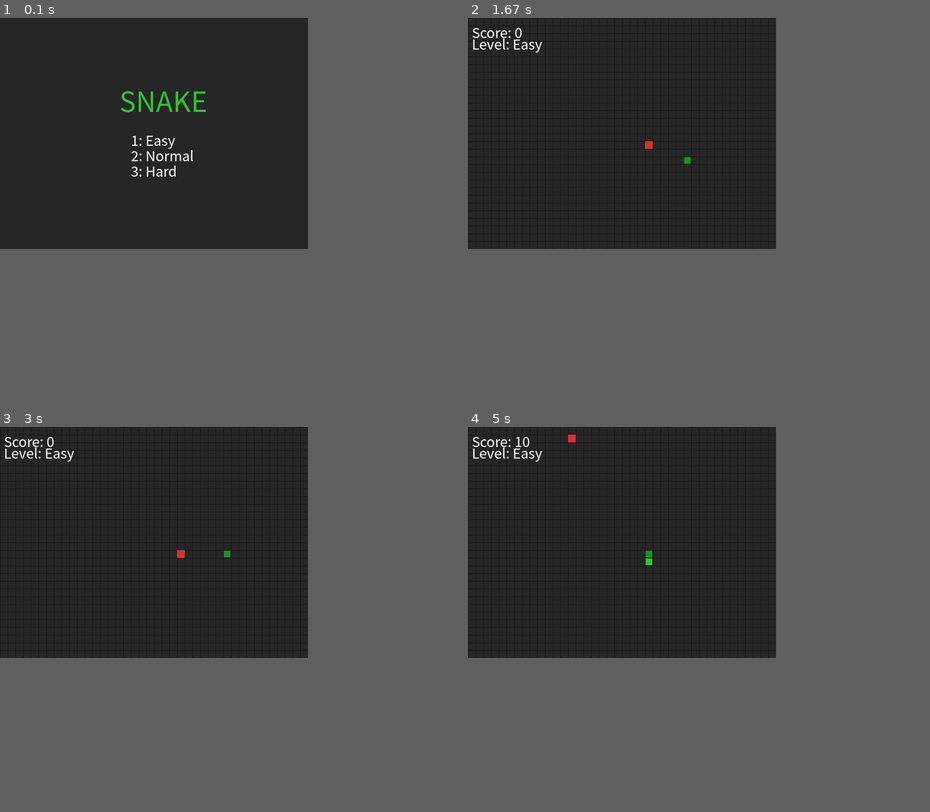
Above: before the commit, frames 1-4 (two rows, left to right).
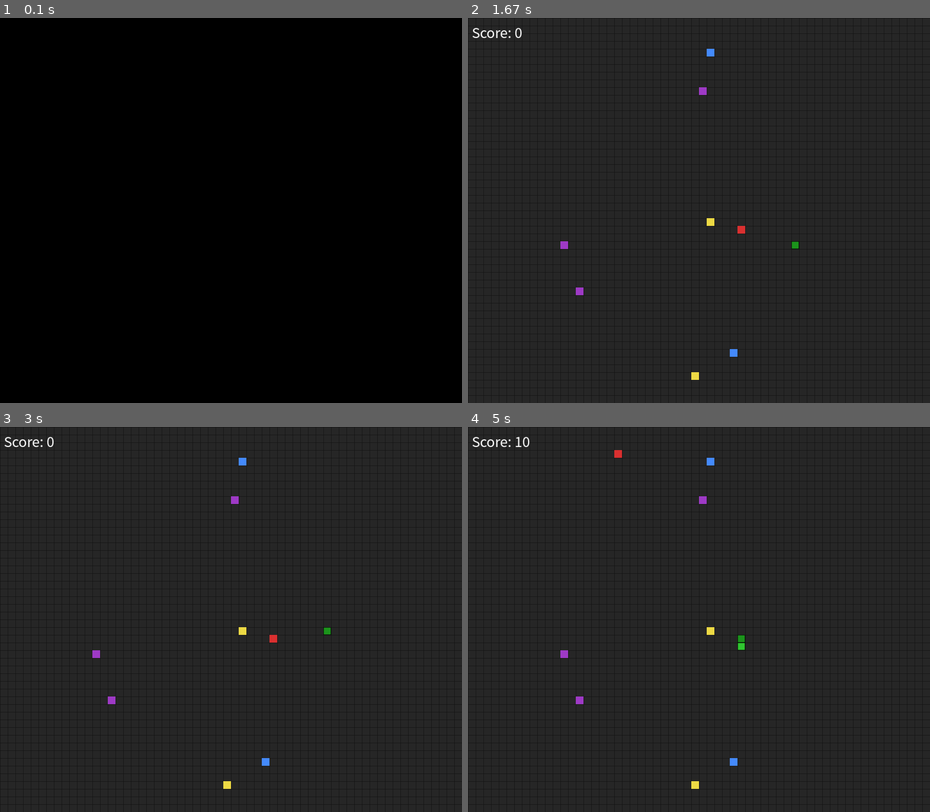
Above: after the commit, the same moments.

Repository: Hoseo20260180/my-first-game
Game: pygame game, started from snake/snake.py
Same seed, same stepped clock (60 frames per second), same inputs: the game is played once before the commit and once after it.
Inputs:
- Up to frame 1 (0.1 s): no input
- Up to frame 2 (1.67 s): tap 1 at 0.33 s; hold Down from 1.23 s (still down)
- Up to frame 3 (3 s): release Down at 1.7 s; hold Left 1.73-2.13 s; hold Up 2.17-2.53 s; hold Right from 2.57 s (still down)
- Up to frame 4 (5 s): release Right at 3.2 s; hold Down 3.23-3.6 s; hold Left 3.63-4.1 s; hold Right 4.13-4.6 s; hold Up 4.63-4.97 s
In our replay, the window is 600x450 before the commit and 900x750 after it. These sizes can differ from the game's own. Grey fills any space a smaller window leaves; there, only what the larger window draws over its background counts as a difference.

The runs differ from the first frame. In frame 1, 40% of the frame differs, in the area x 0-67%, y 0-60%; in frame 2, 0.5%; in frame 3, 0.5%; in frame 4, 0.6%.

Commit message:
중간세이브

Diff:
--- a/snake/snake.py
+++ b/snake/snake.py
@@ -13,10 +13,14 @@
             return font
     return pygame.font.SysFont(None, size)
 
-
-WIDTH, HEIGHT = 800, 600
+WIDTH, HEIGHT = 1200, 1000
 CELL = 20
 FPS = 10
+SPEED = 10 # 시작 속도값
+#아이템 갯수 최댓값
+POISON_COUNT = 3
+INV_COUNT = 2
+SPEED_COUNT = 2
 
 WHITE = (255, 255, 255)
 BLACK = (0, 0, 0)
@@ -24,6 +28,9 @@
 DARK = (30, 150, 30)
 RED = (220, 50, 50)
 GRAY = (40, 40, 40)
+PURPLE = (160, 60, 200)
+YELLOW = (240, 220, 70)
+BLUE = (70, 140, 255)
 
 screen = pygame.display.set_mode((WIDTH, HEIGHT))
 pygame.display.set_caption("Snake")
@@ -31,20 +38,12 @@
 font = get_korean_font(36)
 font_big = get_korean_font(72)
 
-# --- 레벨 설정 ---
-LEVELS = {
-    1: {"speed": 8, "label": "Easy"},
-    2: {"speed": 12, "label": "Normal"},
-    3: {"speed": 18, "label": "Hard"},
-}
-level = 1
-
 # --- 사운드 자리 ---
 # eat_sound = pygame.mixer.Sound("eat.wav")
 # die_sound = pygame.mixer.Sound("die.wav")
 
 
-def new_food(snake):
+def new_food(snake): #열매 생성
     while True:
         pos = (
             random.randrange(0, WIDTH // CELL) * CELL,
@@ -53,6 +52,43 @@
         if pos not in snake:
             return pos
 
+def new_poison(snake, food): #독 열매 생성
+    while True:
+        pos = (
+            random.randrange(0, WIDTH // CELL) * CELL,
+            random.randrange(0, HEIGHT // CELL) * CELL,
+        )
+        if pos not in snake and pos != food:
+            return pos
+
+def new_invincible(snake, food, poison): #무적 아이템 생성
+    while True:
+        pos = (
+            random.randrange(0, WIDTH // CELL) * CELL,
+            random.randrange(0, HEIGHT // CELL) * CELL,
+        )
+        if pos not in snake and pos != food and pos != poison:
+            return pos
+
+def new_speed_item(snake, food, poison, inv_item):
+    while True:
+        pos = (
+            random.randrange(0, WIDTH // CELL) * CELL,
+            random.randrange(0, HEIGHT // CELL) * CELL,
+        )
+        if pos not in snake and pos not in (food, poison, inv_item):
+            return pos
+
+def new_item_positions(count, snake, occupied):
+    items = []
+    while len(items) < count:
+        pos = (
+            random.randrange(0, WIDTH // CELL) * CELL,
+            random.randrange(0, HEIGHT // CELL) * CELL,
+        )
+        if pos not in snake and pos not in occupied and pos not in items:
+            items.append(pos)
+    return items
 
 def draw_grid():
     for x in range(0, WIDTH, CELL):
@@ -61,17 +97,15 @@
         pygame.draw.line(screen, (20, 20, 20), (0, y), (WIDTH, y))
 
 
-def draw_snake(snake):
+def draw_snake(snake,invincible):
     for i, seg in enumerate(snake):
-        color = DARK if i == 0 else GREEN
+        color = YELLOW if invincible else (DARK if i == 0 else GREEN)
         pygame.draw.rect(screen, color, (*seg, CELL, CELL))
         pygame.draw.rect(screen, BLACK, (*seg, CELL, CELL), 1)
 
 
-def draw_hud(score, level):
+def draw_hud(score):
     screen.blit(font.render(f"Score: {score}", True, WHITE), (10, 10))
-    screen.blit(font.render(f"Level: {LEVELS[level]['label']}", True, WHITE), (10, 40))
-
 
 def game_over_screen(score):
     screen.fill(GRAY)
@@ -91,37 +125,38 @@
                     pygame.quit()
                     sys.exit()
 
-
-def level_select_screen():
-    screen.fill(GRAY)
-    screen.blit(font_big.render("SNAKE", True, GREEN), (310, 160))
-    for lv, info in LEVELS.items():
-        screen.blit(
-            font.render(f"{lv}: {info['label']}", True, WHITE), (340, 250 + lv * 40)
-        )
-    pygame.display.flip()
-    while True:
-        for e in pygame.event.get():
-            if e.type == pygame.QUIT:
-                pygame.quit()
-                sys.exit()
-            if e.type == pygame.KEYDOWN:
-                if e.key in (pygame.K_1, pygame.K_2, pygame.K_3):
-                    return int(e.unicode)
-
-
 def main():
-    global level
-    level = level_select_screen()
 
     snake = [(WIDTH // 2, HEIGHT // 2)]
     direction = (CELL, 0)
     food = new_food(snake)
+    poisons = new_item_positions(POISON_COUNT, snake, [food])
+    #무적
+    inv_items = new_item_positions(INV_COUNT, snake, [food] + poisons)
+    invincible = False
+    inv_timer = 0
+    INV_DURATION = 5  # 초
+    #게임 가속
+    speed_items = new_item_positions(SPEED_COUNT, snake, [food] + poisons + inv_items)
+    speed_boost = False
+    speed_timer = 0
+    SPEED_DURATION = 5  # 초
+    SPEED_MULTIPLIER = 1.8
+    base_speed = SPEED
+
     score = 0
-    speed = LEVELS[level]["speed"]
-
-    while True:
-        clock.tick(speed)
+    speed = SPEED
+    while True:
+        current_speed = int(base_speed * SPEED_MULTIPLIER) if speed_boost else base_speed
+        dt = clock.tick(current_speed) / 1000  # 초 단위
+        if speed_boost:
+            speed_timer -= dt
+            if speed_timer <= 0:
+                speed_boost = False
+        if invincible:
+            inv_timer -= dt
+            if inv_timer <= 0:
+                invincible = False
 
         for e in pygame.event.get():
             if e.type == pygame.QUIT:
@@ -137,37 +172,82 @@
                 if e.key == pygame.K_RIGHT and direction != (-CELL, 0):
                     direction = (CELL, 0)
 
-        head = (snake[0][0] + direction[0], snake[0][1] + direction[1])
-
-        if (
+        new_x = snake[0][0] + direction[0]
+        new_y = snake[0][1] + direction[1]
+
+# 🟡 무적이면 벽 통과 (반대편 이동)
+        if invincible:
+            new_x %= WIDTH
+            new_y %= HEIGHT
+
+        head = (new_x, new_y)
+
+        hit_wall = (
             head[0] < 0
             or head[0] >= WIDTH
             or head[1] < 0
             or head[1] >= HEIGHT
-            or head in snake
-        ):
+        )
+
+        hit_self = head in snake
+
+        if (hit_wall and not invincible) or hit_self:
             # die_sound.play()
             if game_over_screen(score):
                 main()
             return
 
+        if invincible:
+            screen.blit(font.render("INVINCIBLE!", True, YELLOW), (600, 10))
+
+        if speed_boost:
+            screen.blit(font.render("SPEED UP!", True, BLUE), (580, 40))
+
+
         snake.insert(0, head)
 
+        grow = False  # 🔥 기본: 안 자람
+
+        # 🍎 일반 열매
         if head == food:
-            # eat_sound.play()
             score += 10
             food = new_food(snake)
-            if score % 50 == 0 and level < 3:
-                level = min(level + 1, 3)
-                speed = LEVELS[level]["speed"]
-        else:
+            grow = True
+        # 🟣 독 열매
+        elif head in poisons:
+            score -= 5
+            poisons.remove(head)
+            poisons.append(new_item_positions(1, snake, [food] + poisons)[0])
+            grow = True
+        # 🟡 무적 아이템
+        elif head in inv_items:
+            invincible = True
+            inv_timer = INV_DURATION
+            inv_items.remove(head)
+            inv_items.append(new_item_positions(1, snake, [food] + poisons + inv_items)[0])
+        # 🔵 속도 디버프
+        elif head in speed_items:
+            speed_boost = True
+            speed_timer = SPEED_DURATION
+            speed_items.remove(head)
+            speed_items.append(new_item_positions(1, snake, [food] + poisons + inv_items + speed_items)[0])
+        # ❗ 여기 하나로 통제
+        if not grow:
             snake.pop()
 
         screen.fill(GRAY)
         draw_grid()
+        #화면상에 아이템 생성
         pygame.draw.rect(screen, RED, (*food, CELL, CELL))
-        draw_snake(snake)
-        draw_hud(score, level)
+        for p in poisons:
+            pygame.draw.rect(screen, PURPLE, (*p, CELL, CELL))
+        for i in inv_items:
+            pygame.draw.rect(screen, YELLOW, (*i, CELL, CELL))
+        for s in speed_items:
+            pygame.draw.rect(screen, BLUE, (*s, CELL, CELL))
+
+        draw_snake(snake,invincible)
+        draw_hud(score)
         pygame.display.flip()
 
 
Not shown, changed: 5주차_기획서_20260180_임윤진.md
